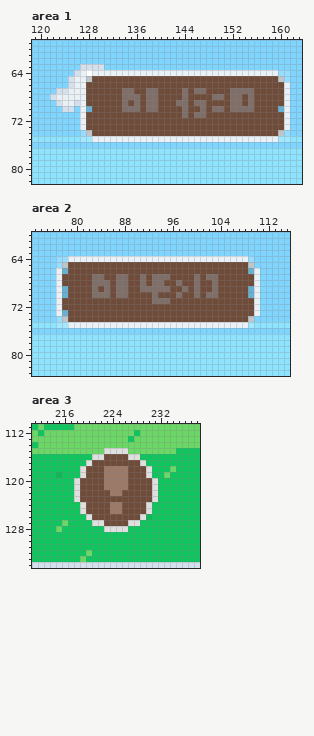
A pixel-art file gets an edit: Assets/World/prototype0.aseprite. That is the earlier state.
742x135 pixels, 1 frame. Colours within 5 levels of each other are drawn and written as one. Shown: area 1: x 119..163, y 59..82; area 2: x 73..115, y 60..83; area 3: x 211..238, y 111..134.
After the commit:
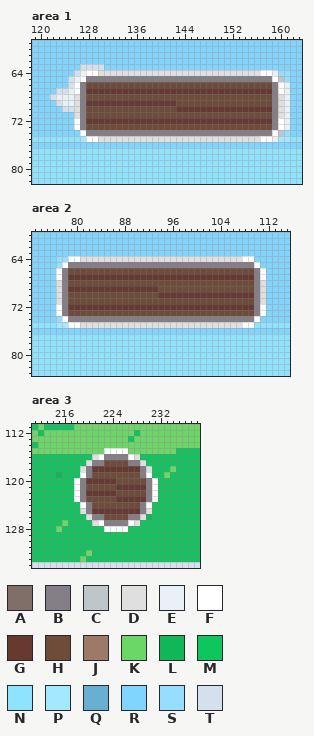
Palette (. is transparent): A #7f6f68  B #847e87  C #bfc6ca  D #dfdfdf  E #e9f1f7  F #ffffff  G #663931  H #6f4b3a  J #9d7968  K #6bd766  L #10b658  M #0ec55e  N #8ee3ff  P #a2e8ff  Q #69afd1  R #80d5ff  S #97ddff  T #d4e1ec
The author wrote: Added some texture buttons
The edit:
Changed rows in their new state; - is an unchanged pixel.
Area 1, layer "Buttons":
first column x 126:
64 ---FDDDDDDDDDDDDDDDDDDDDDDDDDDDFF--
65 -FBBBBBBBBBBBBBBBBBBBBBBBBBBBBBBBF-
66 FB-------------------------------BF
67 FBGGGGGGGGGGGGGGGGGGGGGGGGGGGGGGGBF
68 DB------HHH-HH----H----HH-HH-H---BD
69 DBGGGGGGGGGGGGGGGHH-HH----HH-H---BD
70 DBH-----HHH-HH---GGGGGGGGGGGGGGGGBD
71 DB----------------H-HH-----------BD
72 FBGGGGGGGGGGGGGGGGGGGGGGGGGGGGGGGBF
73 FB-------------------------------BF
74 -FBBBBBBBBBBBBBBBBBBBBBBBBBBBBBBBF-
75 --FFDDDDDDDDDDDDDDDDDDDDDDDDDDDFF--
Area 2, layer "Buttons":
first column x 77:
64 --FFDDDDDDDDDDDDDDDDDDDDDDDDDDDFF--
65 -FBBBBBBBBBBBBBBBBBBBBBBBBBBBBBBBF-
66 FB------------------------------HBF
67 FBGGGGGGGGGGGGGGGGGGGGGGGGGGGGGGGBF
68 DB----HHH-HH--H-HH--H--H--H------BD
69 DBGGGGGGGGGGGGGGGHH--H-H--H-----HBD
70 DB----HHH-HH----HGGGGGGGGGGGGGGGGBD
71 DB--------------HHH--------------BD
72 FBGGGGGGGGGGGGGGGGGGGGGGGGGGGGGGGBF
73 FB-------------------------------BF
74 -FBBBBBBBBBBBBBBBBBBBBBBBBBBBBBBBF-
75 --FFDDDDDDDDDDDDDDDDDDDDDDDDDDDFF--
Area 3, layer "Buttons":
first column x 218:
115 -----FFFF-----
116 ----FBBBBF----
117 ---BB----BB---
118 --BGGGGGGGGB--
119 -FB--HHHH--BF-
120 FBGGGGGHH---BF
121 FB---HHGGGGGBF
122 FBGGGGGH----BF
123 FB-----GGGGGBF
124 -FB---HH---BF-
125 --BGGGGGGGGB--
126 ---BB----BB---
127 ----FBBBBF----
128 -----FFFF-----
Boxes around the changes in both pictures, in picture pixels (x1, y1, x2, y2):
changed: (74, 70, 284, 142)
changed: (56, 256, 266, 328)
changed: (74, 448, 158, 532)
